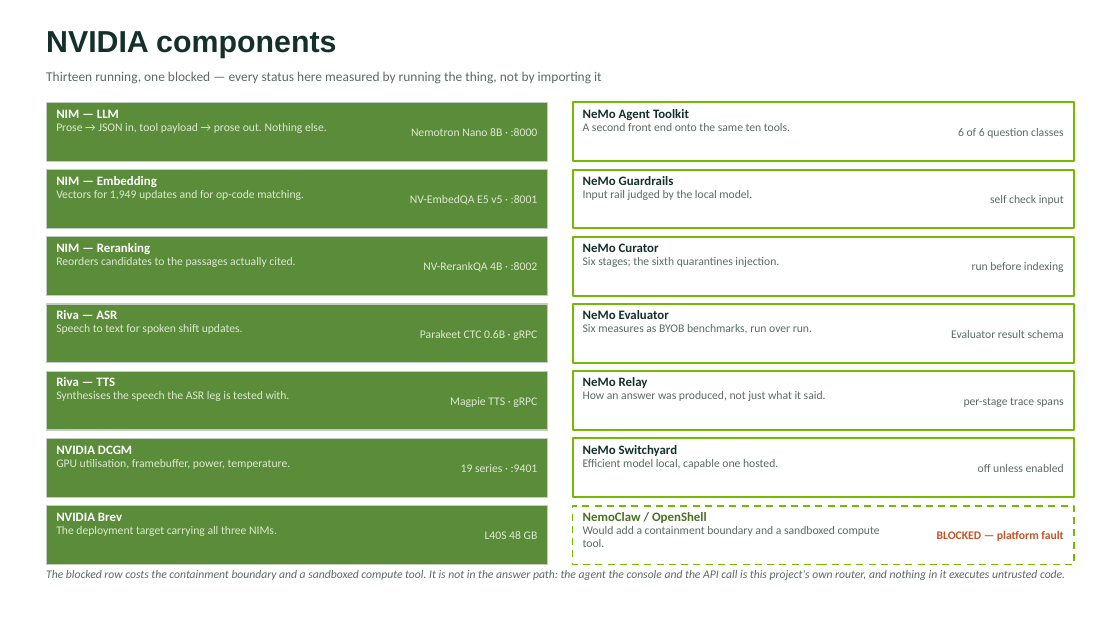
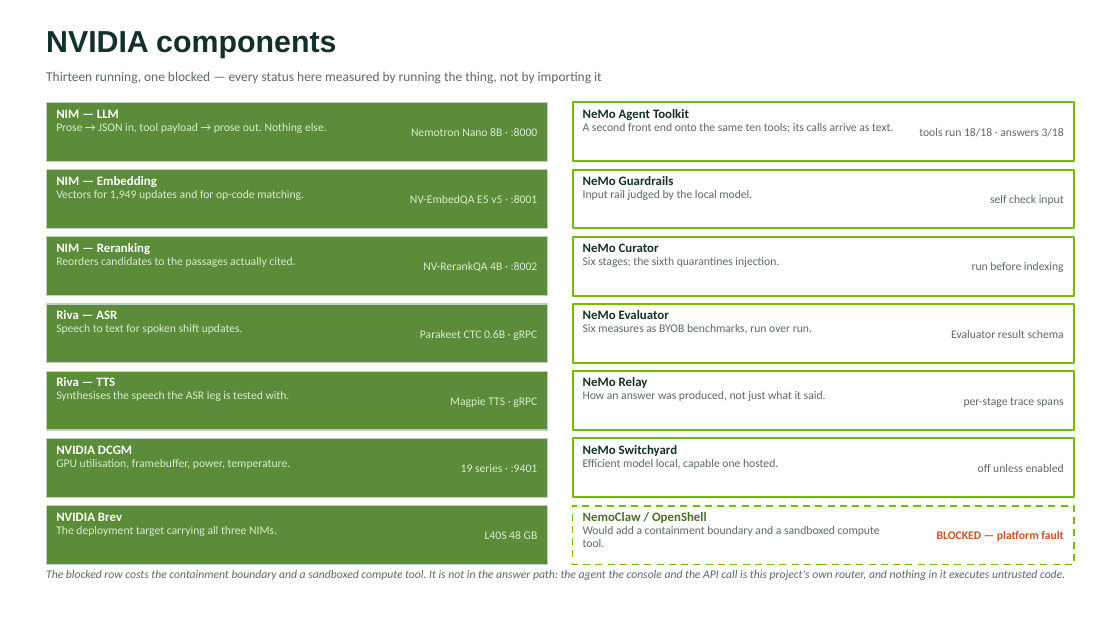
Before and after one commit to RaunakDasgupta/automotive-service-agent, a slide deck: slide 4 of docs/architecture-deck.pptx. Drawn at 1120x630 pixels with LibreOffice and Linux fonts; fonts in the diff are those of the drawing. Boxes give left, top, right and bottom in pixels: in the first picture for what was removed or moved away, otherwise in the second. Text is boxed around its words. In the diff, an @@ line names an element or a change of style, - is before the commit and + after.

```diff
--- a/docs/architecture-deck.pptx
+++ b/docs/architecture-deck.pptx
@@ text at [583, 123, 893, 132]: text changed @@
-A second front end onto the same ten tools.
+A second front end onto the same ten tools; its calls arrive as text.
@@ text at [919, 128, 1064, 137]: text changed @@
-6 of 6 question classes
+tools run 18/18 · answers 3/18
```
Also in this commit, not shown: 4 other files.
